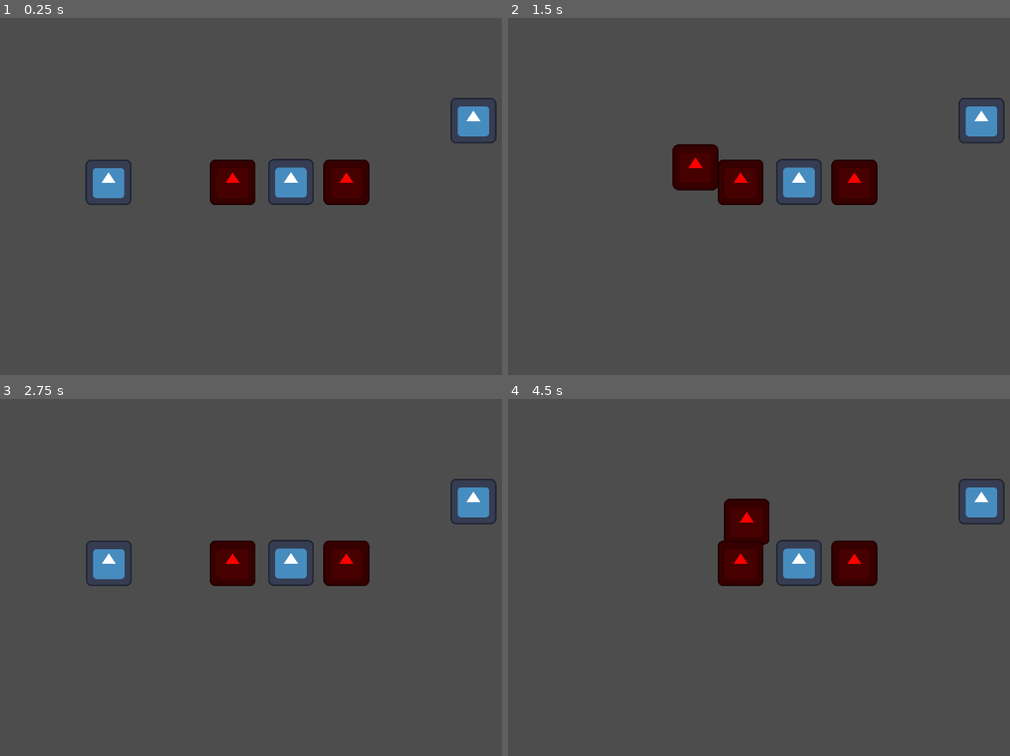
Above: before the commit, frames 1-4 (two rows, left to right).
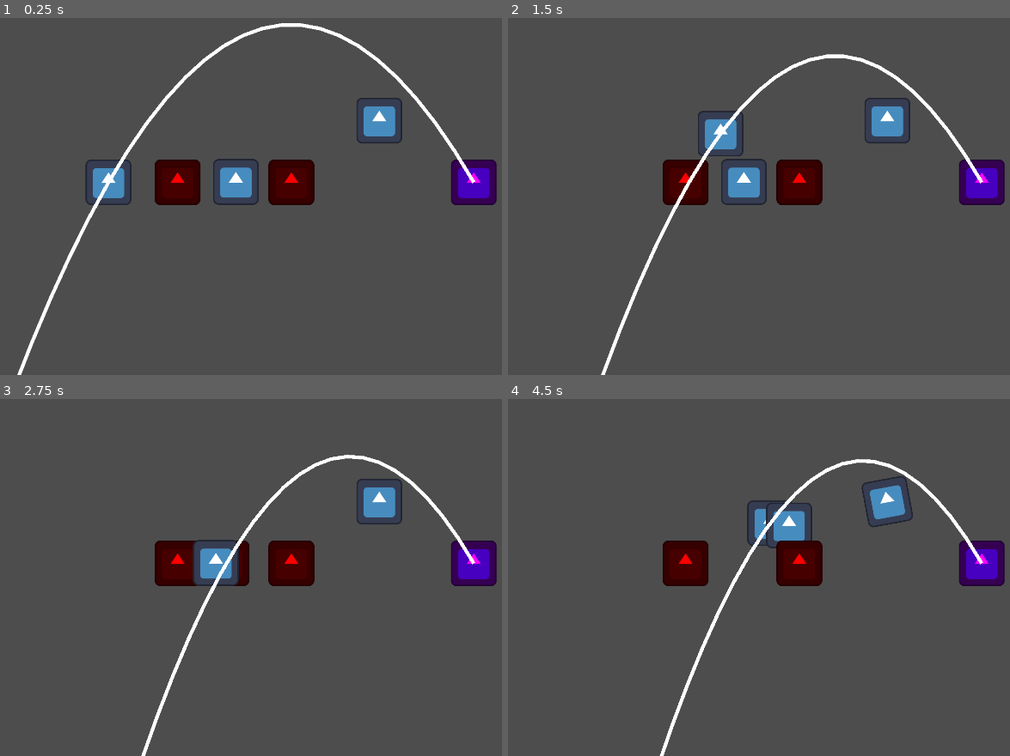
Above: after the commit, the same moments.

Repository: codenergy-dev/maricagamesjam2025_codenergy
Game: Godot game, scene res://scenes/game.tscn
The game is run twice, just before and just after one commit, with the same random seed, the same clock (stepped at 60 frames per second) and the same inputs. The engine's default icon, where the game draws it, is replaced by a stand-in: a white triangle on a blue panel in a dark square.
Inputs:
- Up to frame 1 (0.25 s): no input
- Up to frame 2 (1.5 s): tap Enter (ui_accept) at 0.5, 0.77 s; hold Right (ui_right) from 0.53 s (still down)
- Up to frame 3 (2.75 s): tap Enter (ui_accept) at 1.52 s; release Right (ui_right) at 2.03 s; hold Left (ui_left) from 2.03 s (still down)
- Up to frame 4 (4.5 s): release Left (ui_left) at 2.78 s; hold Right (ui_right) 2.78-4.28 s; tap Enter (ui_accept) at 3.02, 3.77 s; hold Left (ui_left) from 4.28 s (still down)

The runs differ from the first frame. In frame 1, 8.7% of the frame differs, in the area x 3-99%, y 1-100%; in frame 2, 9.1%; in frame 3, 8.7%; in frame 4, 9.8%, in the area x 30-99%, y 16-100%.

Commit message:
Add enemy to game scene

Diff:
--- a/godot/scenes/game.tscn
+++ b/godot/scenes/game.tscn
@@ -1,34 +1,39 @@
-[gd_scene load_steps=6 format=3 uid="uid://dit1a017pswy0"]
+[gd_scene load_steps=7 format=3 uid="uid://dit1a017pswy0"]
 
 [ext_resource type="PackedScene" uid="uid://ex2bnscbk8kg" path="res://scenes/player.tscn" id="1_yqjtg"]
 [ext_resource type="PackedScene" uid="uid://bsks3p5vrlvd8" path="res://scenes/fire.tscn" id="2_lnu2h"]
 [ext_resource type="PackedScene" uid="uid://j1qhlx1eb1j2" path="res://scenes/bee.tscn" id="3_lnu2h"]
 [ext_resource type="PackedScene" uid="uid://hfdx2agbin6m" path="res://scenes/pet.tscn" id="4_lbhrr"]
+[ext_resource type="PackedScene" uid="uid://bkqqwut40t2b3" path="res://scenes/enemy.tscn" id="5_iywne"]
 
 [sub_resource type="RectangleShape2D" id="RectangleShape2D_lbhrr"]
-size = Vector2(1303, 124)
+size = Vector2(3594, 124)
 
 [node name="Game" type="Node2D"]
 
 [node name="Camera2D" type="Camera2D" parent="."]
 
 [node name="Player" parent="." instance=ExtResource("1_yqjtg")]
-position = Vector2(-510, -1)
+position = Vector2(-510, 0)
 
 [node name="Fire" parent="." instance=ExtResource("2_lnu2h")]
-position = Vector2(-163, 0)
+position = Vector2(-317, 0)
+
+[node name="Pet" parent="." instance=ExtResource("4_lbhrr")]
+position = Vector2(-154, 0)
 
 [node name="Fire2" parent="." instance=ExtResource("2_lnu2h")]
-position = Vector2(155, 0)
+position = Vector2(1, 0)
 
 [node name="Bee" parent="." instance=ExtResource("3_lnu2h")]
-position = Vector2(510, -173)
-
-[node name="Pet" parent="." instance=ExtResource("4_lbhrr")]
+position = Vector2(247, -173)
 
 [node name="StaticBody2D" type="StaticBody2D" parent="."]
-position = Vector2(-224, 125)
+position = Vector2(0, 125)
 
 [node name="CollisionShape2D" type="CollisionShape2D" parent="StaticBody2D"]
-position = Vector2(226.5, 0)
 shape = SubResource("RectangleShape2D_lbhrr")
+
+[node name="Enemy" parent="." node_paths=PackedStringArray("target_node") instance=ExtResource("5_iywne")]
+position = Vector2(511, 0)
+target_node = NodePath("../Player")
